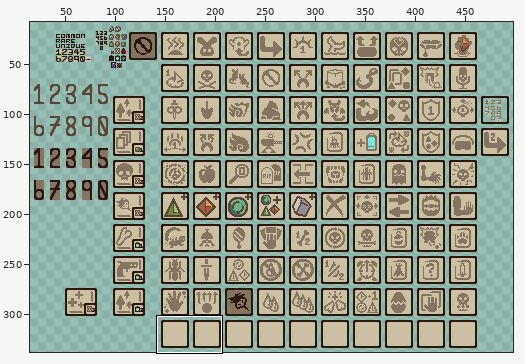
Sprite sheet: Crypt/!!!!stats.png. Above, an overview of the earlier version with the close-up marked.
Close-up. Earlier state:
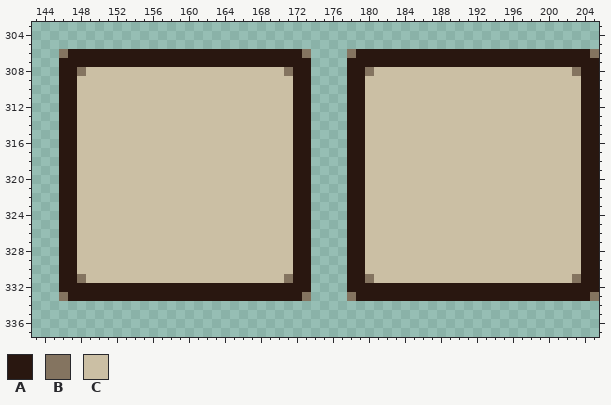
The file is 544x352 pixels. Shown: x 143..205, y 303..337. The wide view leaves out empty margins.
Palette (. is transparent): A #291710  B #847460  C #cbbfa4
Pixels before, first column x 146:
306 BAAAAAAAAAAAAAAAAAAAAAAAAAAB....BAAAAAAAAAAAAAAAAAAAAAAAAAAB
307 AAAAAAAAAAAAAAAAAAAAAAAAAAAA....AAAAAAAAAAAAAAAAAAAAAAAAAAAA
308 AABCCCCCCCCCCCCCCCCCCCCCCBAA....AABCCCCCCCCCCCCCCCCCCCCCCBAA
309 AACCCCCCCCCCCCCCCCCCCCCCCCAA....AACCCCCCCCCCCCCCCCCCCCCCCCAA
310 AACCCCCCCCCCCCCCCCCCCCCCCCAA....AACCCCCCCCCCCCCCCCCCCCCCCCAA
311 AACCCCCCCCCCCCCCCCCCCCCCCCAA....AACCCCCCCCCCCCCCCCCCCCCCCCAA
312 AACCCCCCCCCCCCCCCCCCCCCCCCAA....AACCCCCCCCCCCCCCCCCCCCCCCCAA
313 AACCCCCCCCCCCCCCCCCCCCCCCCAA....AACCCCCCCCCCCCCCCCCCCCCCCCAA
314 AACCCCCCCCCCCCCCCCCCCCCCCCAA....AACCCCCCCCCCCCCCCCCCCCCCCCAA
315 AACCCCCCCCCCCCCCCCCCCCCCCCAA....AACCCCCCCCCCCCCCCCCCCCCCCCAA
316 AACCCCCCCCCCCCCCCCCCCCCCCCAA....AACCCCCCCCCCCCCCCCCCCCCCCCAA
317 AACCCCCCCCCCCCCCCCCCCCCCCCAA....AACCCCCCCCCCCCCCCCCCCCCCCCAA
318 AACCCCCCCCCCCCCCCCCCCCCCCCAA....AACCCCCCCCCCCCCCCCCCCCCCCCAA
319 AACCCCCCCCCCCCCCCCCCCCCCCCAA....AACCCCCCCCCCCCCCCCCCCCCCCCAA
320 AACCCCCCCCCCCCCCCCCCCCCCCCAA....AACCCCCCCCCCCCCCCCCCCCCCCCAA
321 AACCCCCCCCCCCCCCCCCCCCCCCCAA....AACCCCCCCCCCCCCCCCCCCCCCCCAA
322 AACCCCCCCCCCCCCCCCCCCCCCCCAA....AACCCCCCCCCCCCCCCCCCCCCCCCAA
323 AACCCCCCCCCCCCCCCCCCCCCCCCAA....AACCCCCCCCCCCCCCCCCCCCCCCCAA
324 AACCCCCCCCCCCCCCCCCCCCCCCCAA....AACCCCCCCCCCCCCCCCCCCCCCCCAA
325 AACCCCCCCCCCCCCCCCCCCCCCCCAA....AACCCCCCCCCCCCCCCCCCCCCCCCAA
326 AACCCCCCCCCCCCCCCCCCCCCCCCAA....AACCCCCCCCCCCCCCCCCCCCCCCCAA
327 AACCCCCCCCCCCCCCCCCCCCCCCCAA....AACCCCCCCCCCCCCCCCCCCCCCCCAA
328 AACCCCCCCCCCCCCCCCCCCCCCCCAA....AACCCCCCCCCCCCCCCCCCCCCCCCAA
329 AACCCCCCCCCCCCCCCCCCCCCCCCAA....AACCCCCCCCCCCCCCCCCCCCCCCCAA
330 AACCCCCCCCCCCCCCCCCCCCCCCCAA....AACCCCCCCCCCCCCCCCCCCCCCCCAA
331 AABCCCCCCCCCCCCCCCCCCCCCCBAA....AABCCCCCCCCCCCCCCCCCCCCCCBAA
332 AAAAAAAAAAAAAAAAAAAAAAAAAAAA....AAAAAAAAAAAAAAAAAAAAAAAAAAAA
333 BAAAAAAAAAAAAAAAAAAAAAAAAAAB....BAAAAAAAAAAAAAAAAAAAAAAAAAAB
New version:
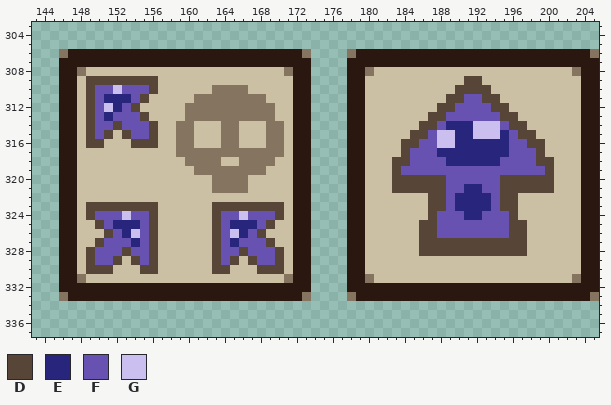
Colours new in this view: D #574538  E #27257c  F #6752b1  G #cabfef
Diff:
Changed rows in their new state; - is an unchanged pixel.
first column x 149:
309 DDDDDDDD----------------------------------DD--------
310 DFFGFFFD------BBBB-----------------------DDDD-------
311 DFEEEFD-----BBBBBBBB--------------------DDFFDD------
312 DFGEFD-----BBBBBBBBBB------------------DDFFFFDD-----
313 DFEFFFD----BBBBBBBBBB-----------------DDFFFFFFDD----
314 DFFDFFFD--BB---BB---BB---------------DDFEEEGGGFDD---
315 DFD-DFFD--BB---BB---BB--------------DDFGGEEGGGEFDD--
316 DD---DDD--BB---BB---BB-------------DDFFGGEEEEEEFFDD-
317 ----------BBBBBBBBBBBB-------------DFFFEEEEEEEEFFFD-
318 -----------BBBB--BBBB-------------DDFFFFEEEEEEFFFFDD
319 ------------BBBBBBBB--------------DFFFFFFFFFFFFFFFFD
320 --------------BBBB----------------DDDDDDFFFFFFDDDDDD
321 --------------BBBB----------------DDDDDDFFEEFFDDDDDD
322 --------------------------------------DDFEEEEFDD----
323 DDDDDDDD------DDDDDDDD----------------DDFEEEEFDD----
324 DFFFGFFD------DFFGFFFD----------------DFFFEEFFFD----
325 -DFEEEFD------DFEEEFD----------------DDFFFFFFFFDD---
326 --DFEGFD------DFGEFD-----------------DDFFFFFFFFDD---
327 -DFFFEFD------DFEFFFD----------------DDDDDDDDDDDD---
328 DFFFDFFD------DFFDFFFD---------------DDDDDDDDDDDD---
329 DFFD-DFD------DFD-DFFD------------------------------
330 DDD---DD------DD---DDD------------------------------
